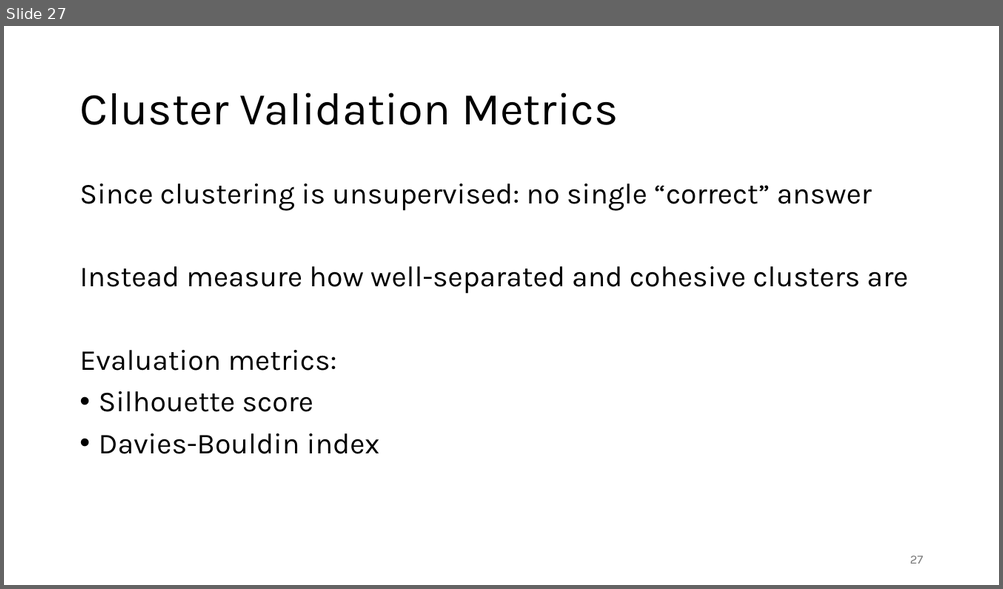
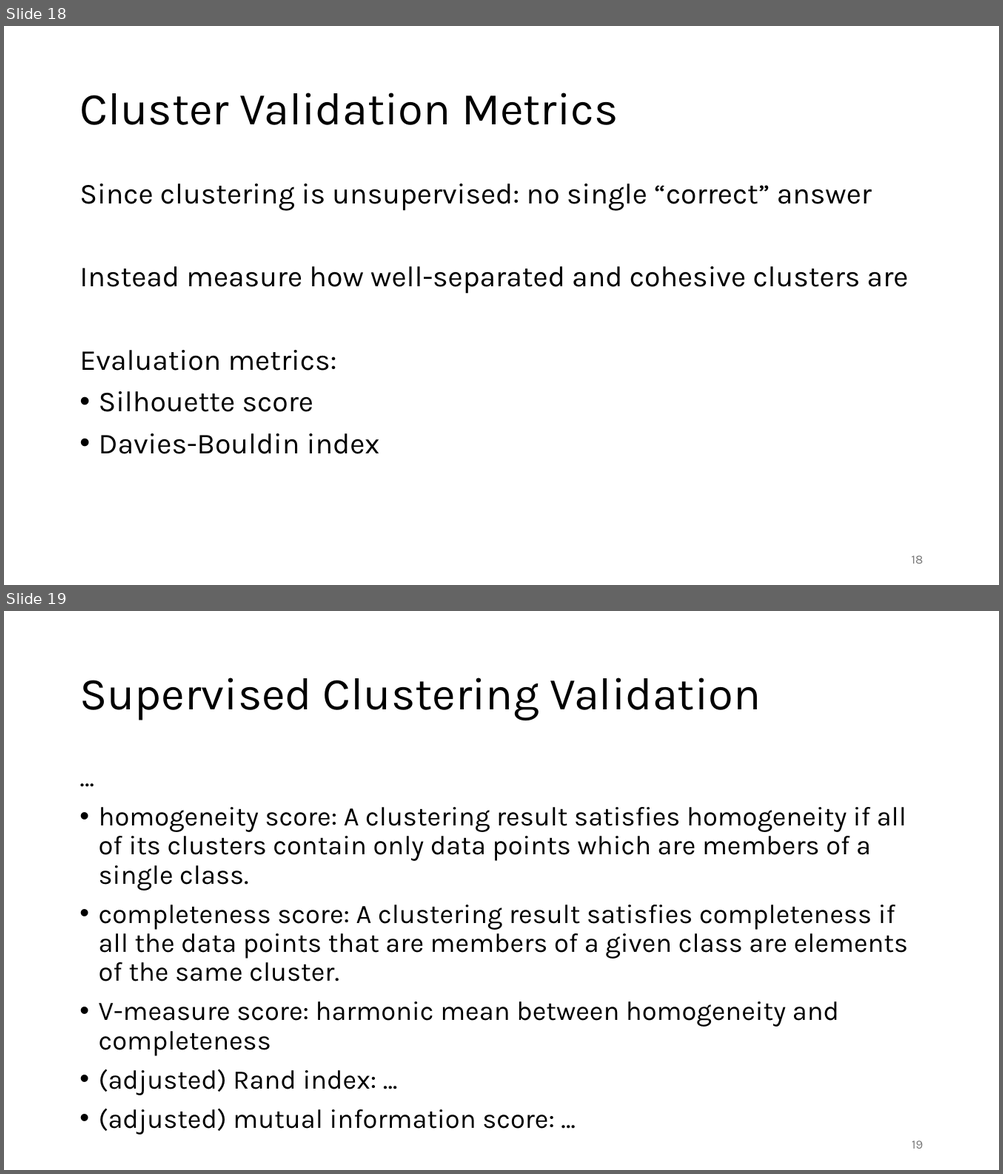
Before and after one commit to FelixWick/data_science, a slide deck: slides/2_clustering.pptx. Shown one above the other, each under a label of ours: slide 27 before the commit, slides 18 and 19 after it. The pictures are 1003x589 and 1003x1174 pixels, drawn with LibreOffice and Linux fonts; fonts in the diff are those of the drawing. Boxes give left, top, right and bottom in pixels: in the first picture for what was removed or moved away, otherwise in the second. Text is boxed around its words. In the diff, an @@ line names an element or a change of style, - is before the commit and + after.

Commit message:
some clustering, old RNN slides

```diff
--- a/slides/2_clustering.pptx
+++ b/slides/2_clustering.pptx
@@ slide 19 added at [4, 611, 999, 1170], background #FFFFFF @@
@@ title added at [79, 678, 760, 721], 44 pt, text #000000 @@
+Supervised Clustering Validation
@@ text added at [99, 807, 908, 1129], 25.9 pt, text #000000 @@
+…
+• homogeneity score: A clustering result satisfies homogeneity if all of its clusters contain only data points which are members of a single class.
+• completeness score: A clustering result satisfies completeness if all the data points that are members of a given class are elements of the same cluster.
+• V-measure score: harmonic mean between homogeneity and completeness
+• (adjusted) Rand index: …
+• (adjusted) mutual information score: …
@@ page number added at [911, 1141, 922, 1149], 12 pt, text #797979 @@
+19
@@ what was slide 27 is now slide 18 @@
@@ page number at [911, 556, 923, 564]: text changed @@
-27
+18
```
Also in this commit, not shown: 1 slide changed, 2 slides removed, 1 other file.
